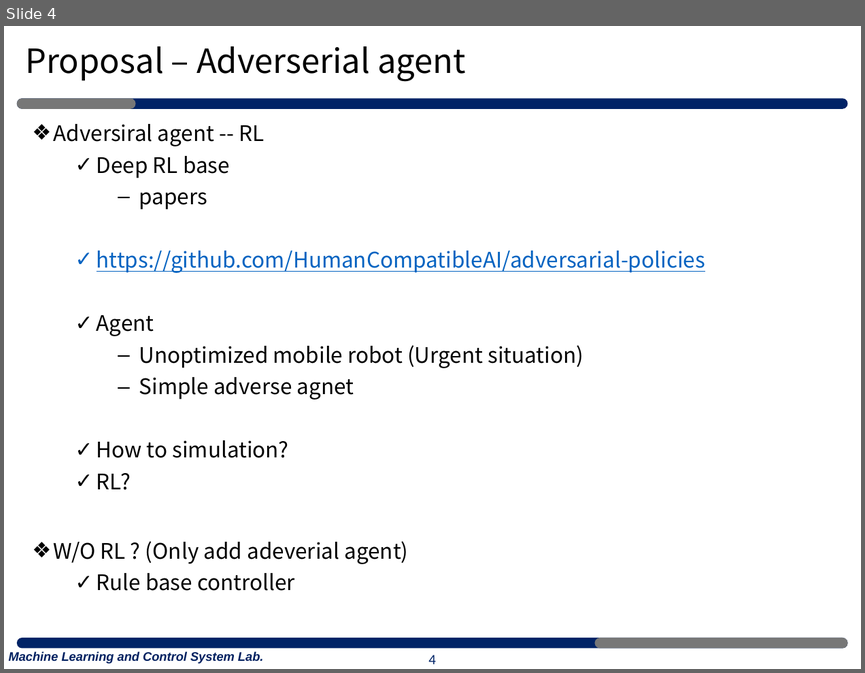
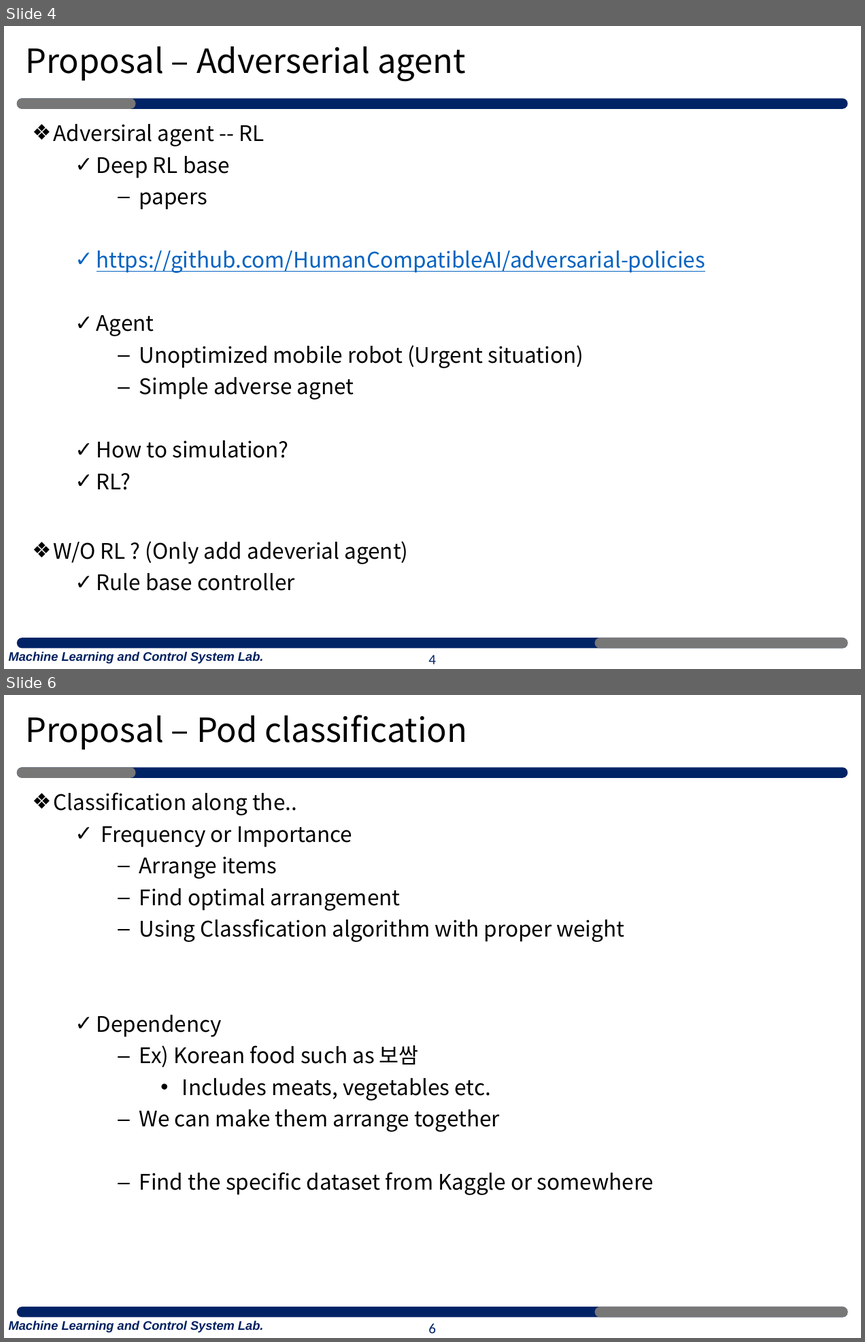
Before and after one commit to merschformann/RAWSim-O, a slide deck: MLP_Project/0402/210402_MLP_HWlee.pptx. Shown one above the other, each under a label of ours: slide 4 before the commit, slides 4 and 6 after it; the slides between them are not shown. The pictures are 865x673 and 865x1342 pixels, drawn with LibreOffice and Linux fonts; fonts in the diff are those of the drawing. Boxes give left, top, right and bottom in pixels: in the first picture for what was removed or moved away, otherwise in the second. Text is boxed around its words. In the diff, an @@ line names an element or a change of style, - is before the commit and + after.

```diff
--- a/MLP_Project/0402/210402_MLP_HWlee.pptx
+++ b/MLP_Project/0402/210402_MLP_HWlee.pptx
@@ slide 6 added at <box>4,695,861,1338</box>, background #FFFFFF; not listed: 5 template elements that a slide beside it also shows @@
@@ title added at <box>25,715,468,750</box>, 28 pt, text #000000 @@
+Proposal – Pod classification
@@ text added at <box>54,792,654,1195</box>, 18 pt, text #000000 @@
+❖ Classification along the..
+  ✓ Frequency or Importance
+    ‒ Arrange items
+    ‒ Find optimal arrangement
+    ‒ Using Classfication algorithm with proper weight
+  ✓ Dependency
+    ‒ Ex) Korean food such as 보쌈
+      • Includes meats, vegetables etc.
+    ‒ We can make them arrange together
+    ‒ Find the specific dataset from Kaggle or somewhere
@@ page number added at <box>428,1323,436,1333</box>, 12 pt, text #002366 @@
+6
```
Also in this commit, not shown: 1 other slide added, 1 slide removed.
